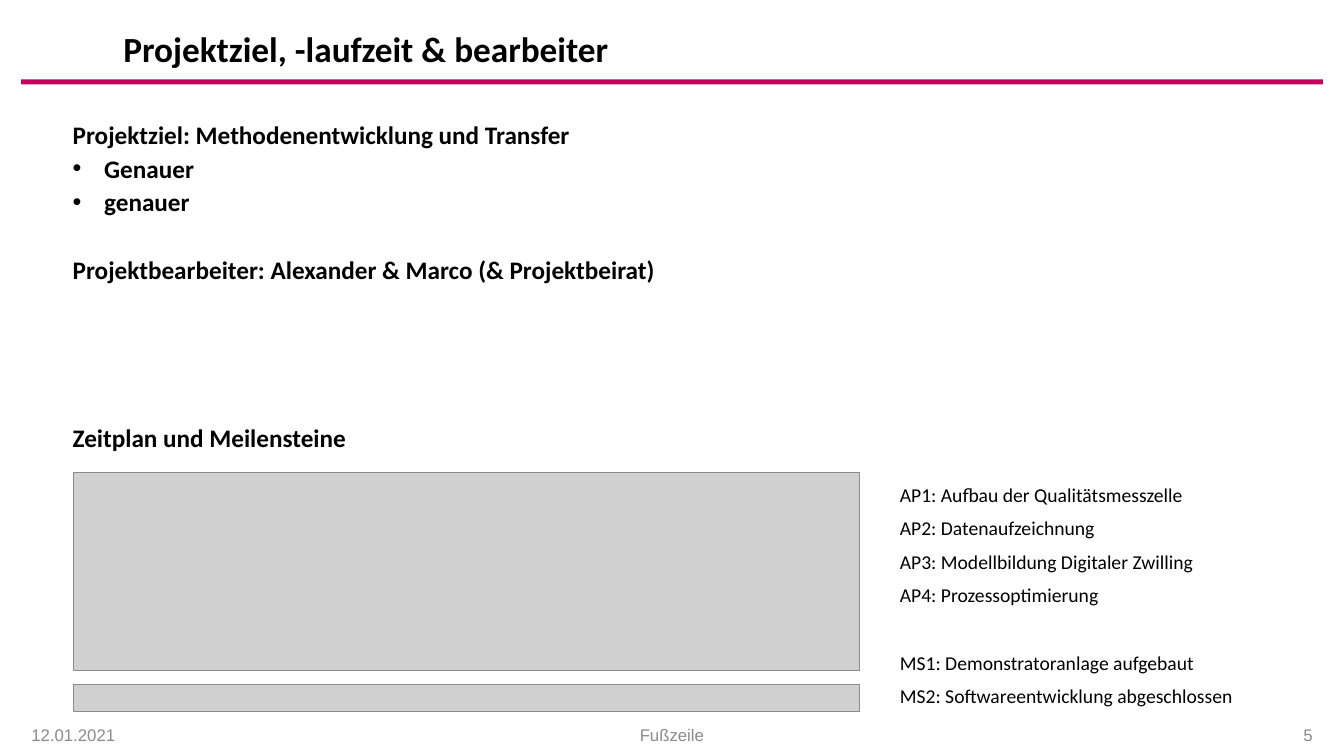
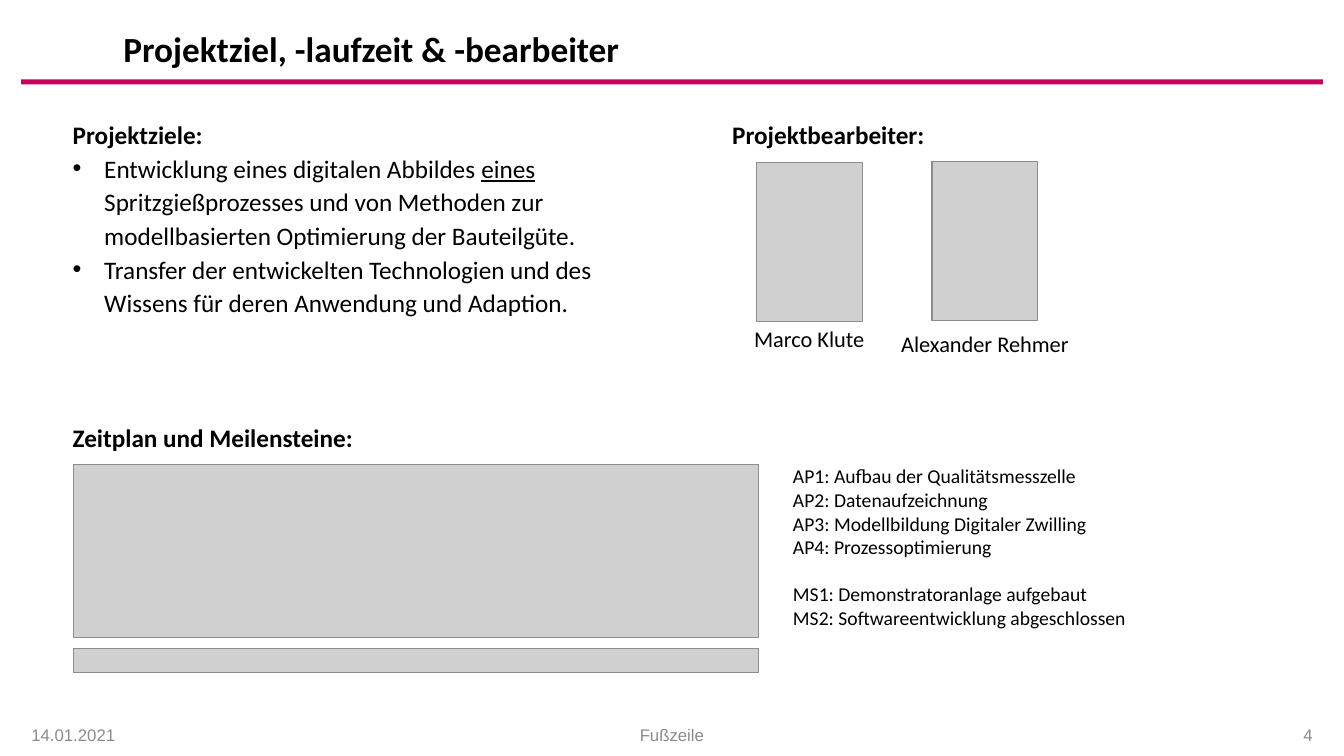
Before and after one commit to arehmer/DigitalTwinInjectionMoulding, a slide deck: slide 4 of Präsentationen/Kick-Off_Agenda.pptx (slide 5 before the commit). Drawn at 1344x756 pixels with LibreOffice and Linux fonts; fonts in the diff are those of the drawing; grey boxes stand for pictures; background and template pictures are left out. Boxes give left, top, right and bottom in pixels: in the first picture for what was removed or moved away, otherwise in the second. Text is boxed around its words. In the diff, an @@ line names an element or a change of style, - is before the commit and + after.

```diff
--- a/Präsentationen/Kick-Off_Agenda.pptx
+++ b/Präsentationen/Kick-Off_Agenda.pptx
@@ title at (123,37,619,68): text changed @@
-Projektziel, -laufzeit & bearbeiter
+Projektziel, -laufzeit & -bearbeiter
@@ text at (73,126,592,451): text changed; bold off @@
-Projektziel: Methodenentwicklung und Transfer
-• Genauer
-• genauer
-Projektbearbeiter: Alexander & Marco (& Projektbeirat)
-Zeitplan und Meilensteine
+Projektziele:
+• Entwicklung eines digitalen Abbildes eines Spritzgießprozesses und von Methoden zur modellbasierten Optimierung der Bauteilgüte.
+• Transfer der entwickelten Technologien und des Wissens für deren Anwendung und Adaption.
+Zeitplan und Meilensteine:
@@ text added at (732,126,924,149), 18 pt, text #000000, bold @@
+Projektbearbeiter:
@@ picture added at (756,162,862,322) @@
@@ picture added at (933,161,1038,321) @@
@@ text added at (754,331,864,347), 16 pt, text #000000 @@
+Marco Klute
@@ text added at (901,336,1068,352), 16 pt, text #000000 @@
+Alexander Rehmer
@@ picture: place and size @@
-picture at (73,473,859,671)
+picture at (73,465,758,638)
@@ text "AP1: Aufbau der Qualitätsmesszelle AP2: ...": place and size @@
-text "AP1: Aufbau der Qualitätsmesszelle AP2: ..." at (900,488,1232,707)
+text "AP1: Aufbau der Qualitätsmesszelle AP2: ..." at (793,469,1125,629)
@@ text "AP1: Aufbau der Qualitätsmesszelle AP2: ..." at (793,469,1125,629): line spacing 24pt to 1 @@
@@ picture: place and size @@
-picture at (73,685,859,712)
+picture at (73,649,758,674)
@@ text at (31,729,115,741): text changed @@
-12.01.2021
+14.01.2021
@@ page number at (1303,729,1312,741): text changed @@
-5
+4
```
Also in this commit, not shown: 18 other slides changed, 4 slides added, 4 other files.
